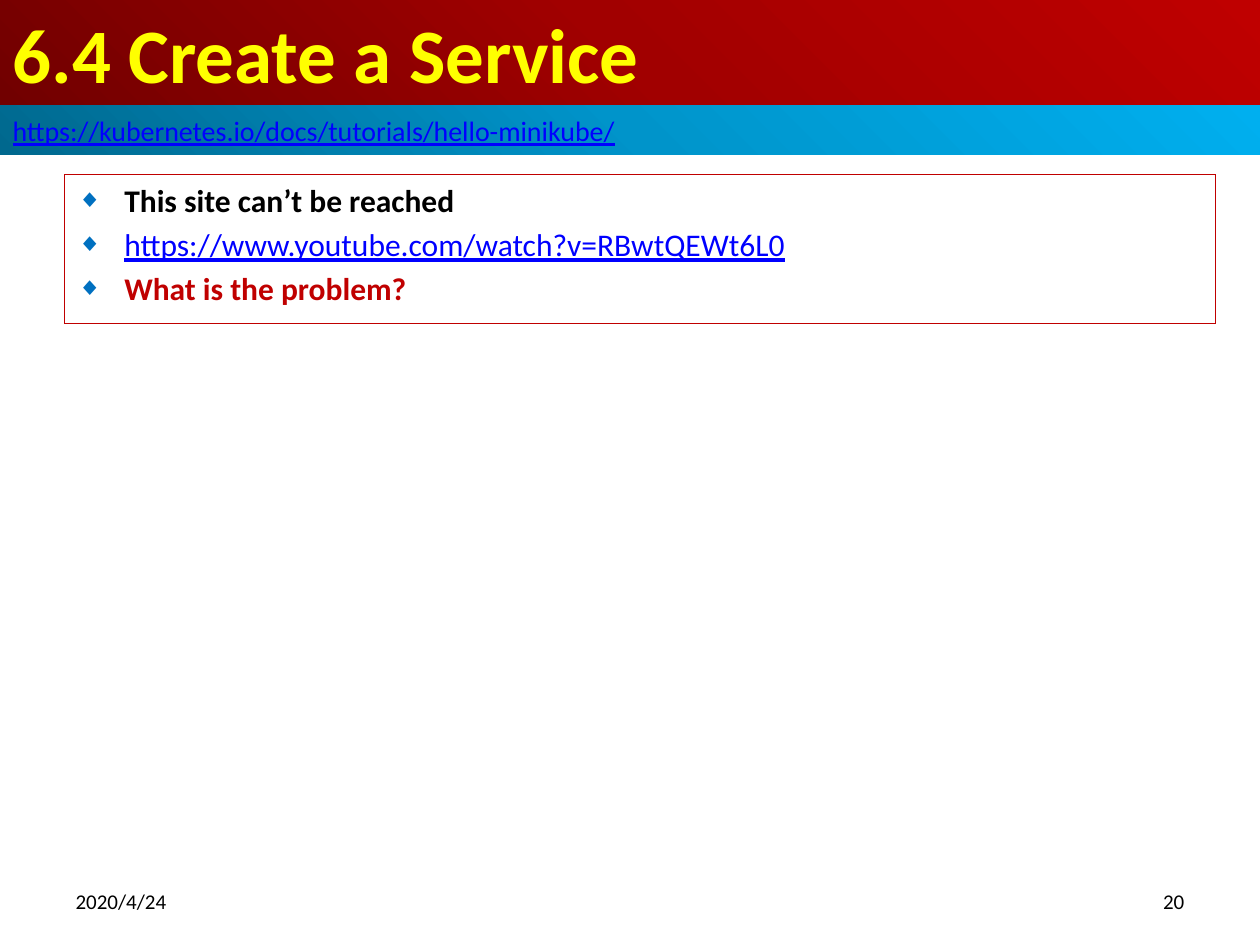
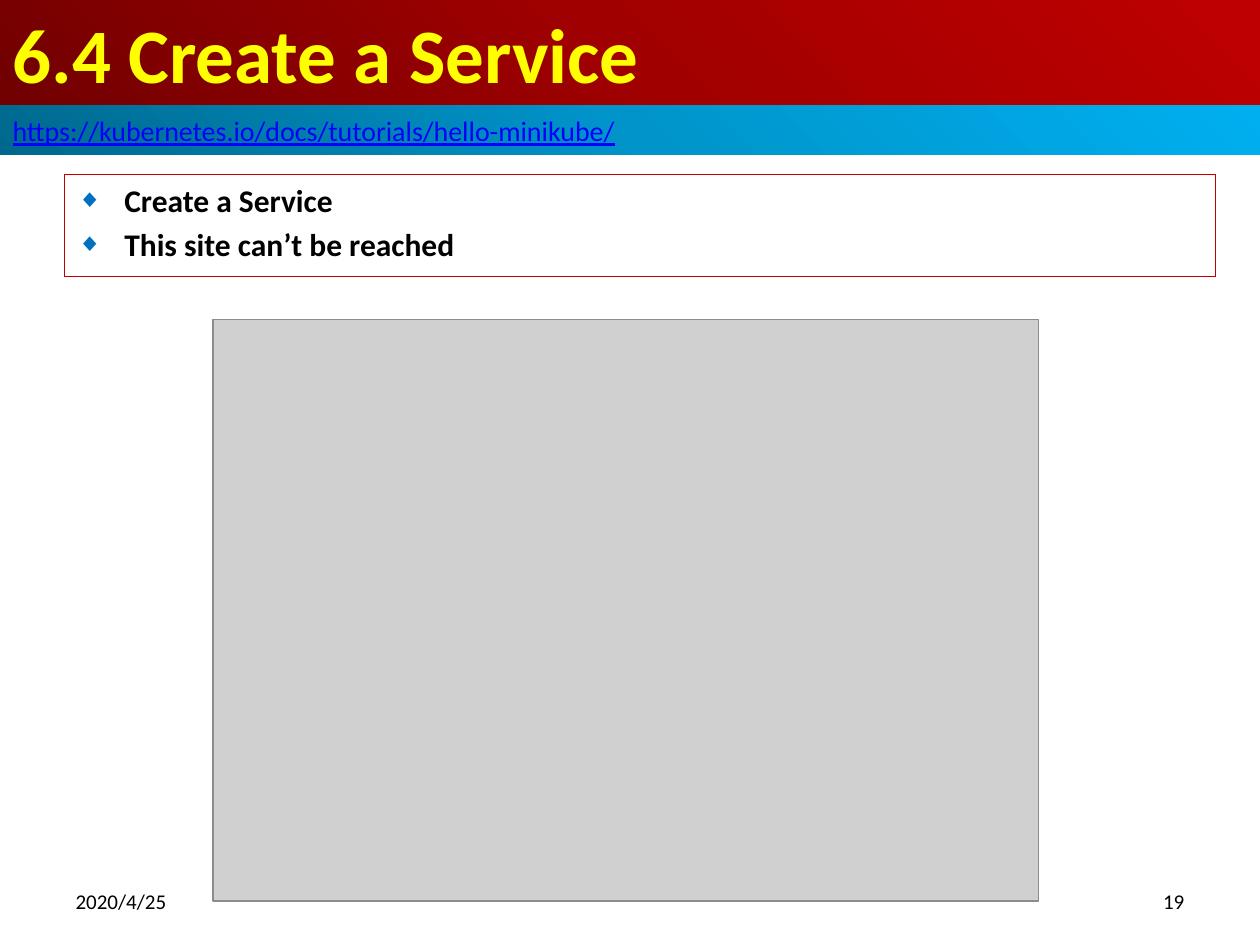
Before and after one commit to peterhchen/900-Kubernetes, a slide deck: slide 19 of 06_HelloWorld.pptx (slide 20 before the commit). Drawn at 1260x945 pixels with LibreOffice and Linux fonts; fonts in the diff are those of the drawing; grey boxes stand for pictures. Boxes give left, top, right and bottom in pixels: in the first picture for what was removed or moved away, otherwise in the second. Text is boxed around its words. In the diff, an @@ line names an element or a change of style, - is before the commit and + after.

```diff
--- a/06_HelloWorld.pptx
+++ b/06_HelloWorld.pptx
@@ subtitle "Create a Service": place and size @@
-subtitle "Create a Service" at (64, 175, 1215, 324)
+subtitle "Create a Service" at (64, 175, 1215, 277)
@@ subtitle at (124, 190, 333, 213): paragraph added @@
+◆ Create a Service
@@ subtitle at (124, 234, 784, 305): paragraphs removed @@
-◆ https://www.youtube.com/watch?v=RBwtQEWt6L0
-◆ What is the problem?
@@ picture added at (213, 320, 1038, 902) @@
@@ text at (76, 894, 167, 910): text changed @@
-2020/4/24
+2020/4/25
@@ page number at (1163, 895, 1184, 909): text changed @@
-20
+19
```
Also in this commit, not shown: 25 other slides changed.
